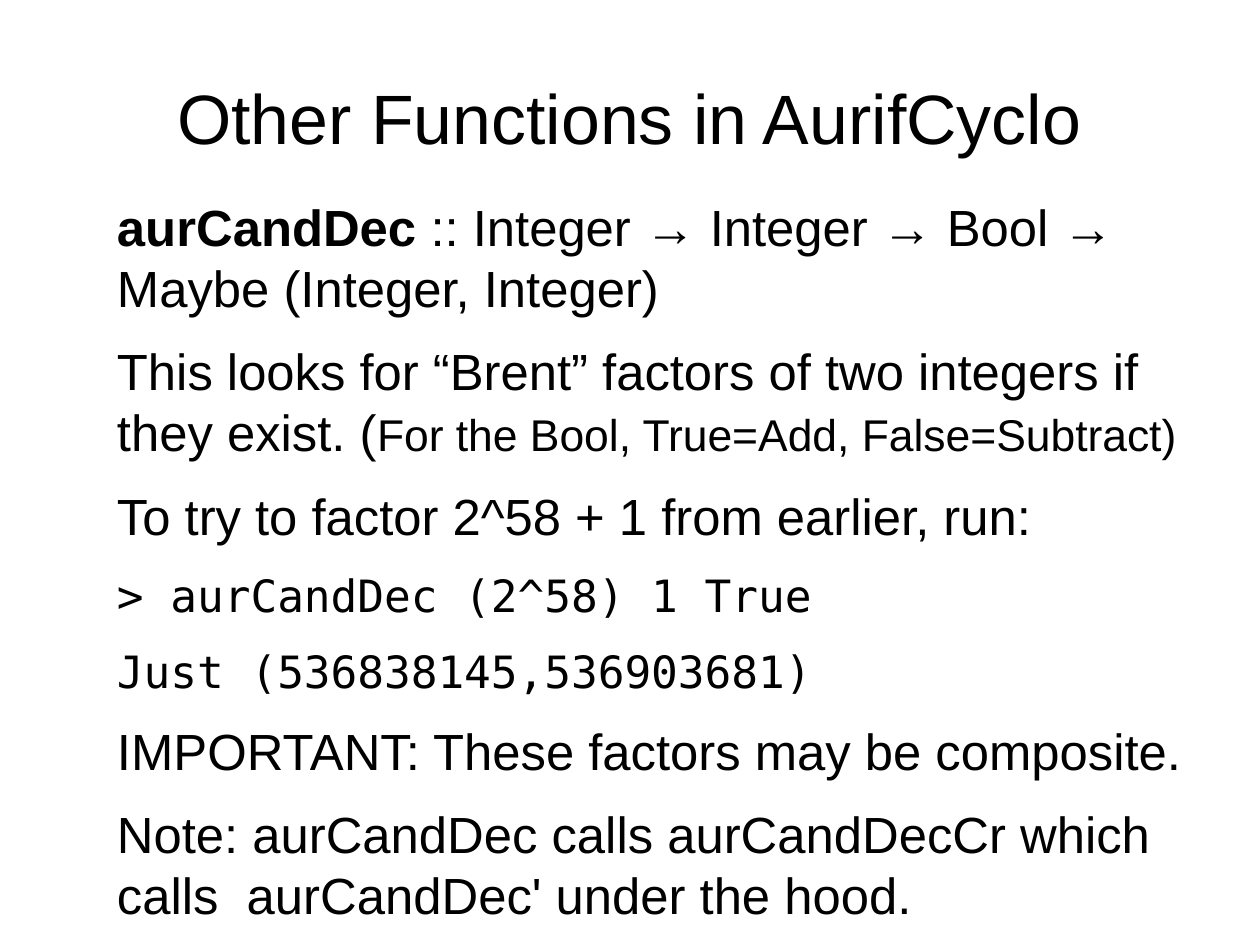
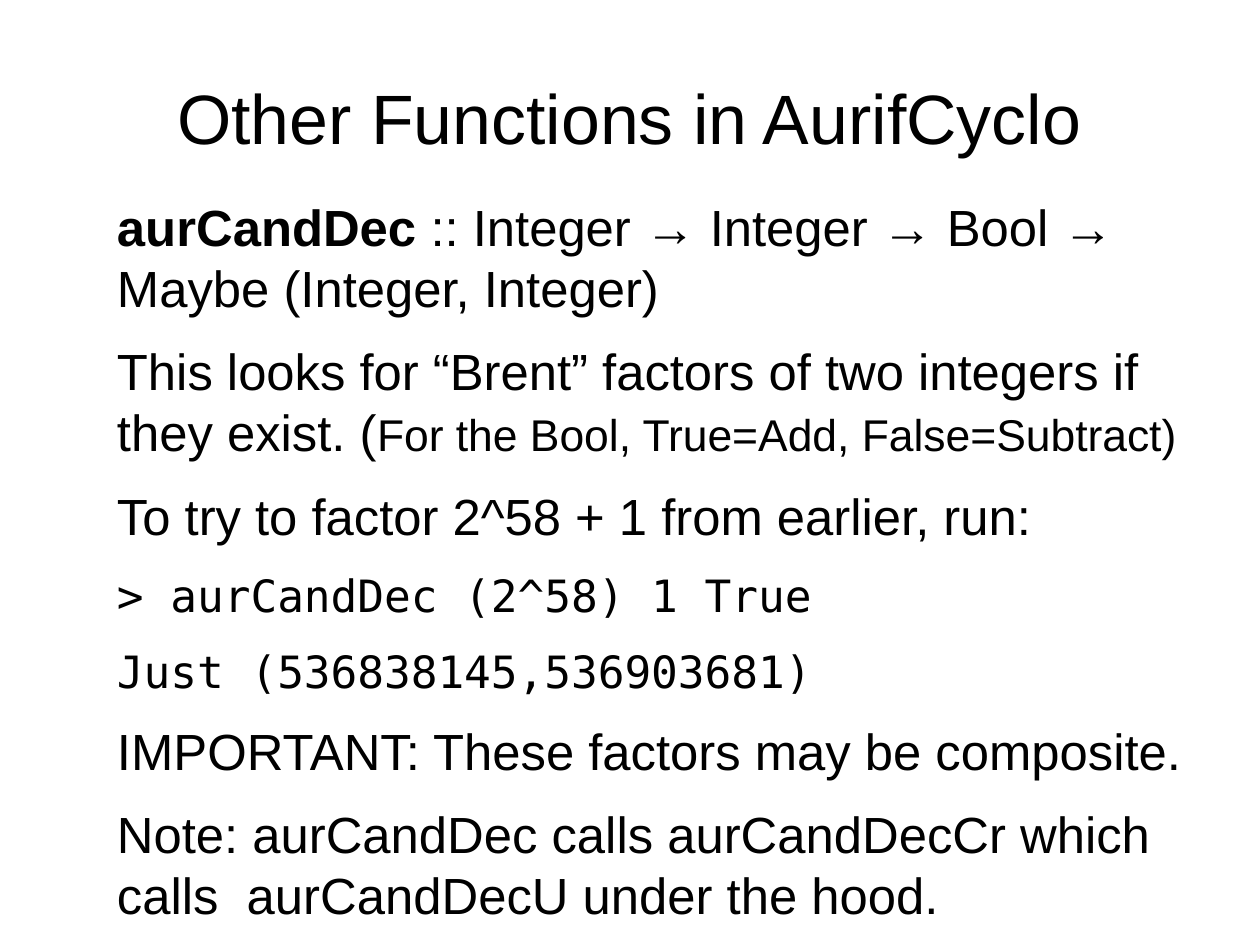
Before and after one commit to grandpascorpion/canon, a slide deck: slide 54 of goBigOrGoHome.odp. Drawn at 1260x945 pixels with LibreOffice and Linux fonts; fonts in the diff are those of the drawing. Boxes give left, top, right and bottom in pixels: in the first picture for what was removed or moved away, otherwise in the second. Text is boxed around its words. In the diff, an @@ line names an element or a change of style, - is before the commit and + after.

```diff
--- a/goBigOrGoHome.odp
+++ b/goBigOrGoHome.odp
@@ text at bbox=[117, 816, 1150, 915]: text changed @@
-Note: aurCandDec calls aurCandDecCr which calls aurCandDec' under the hood.
+Note: aurCandDec calls aurCandDecCr which calls aurCandDecU under the hood.
```
Also in this commit, not shown: 15 other slides changed, 16 other files.
